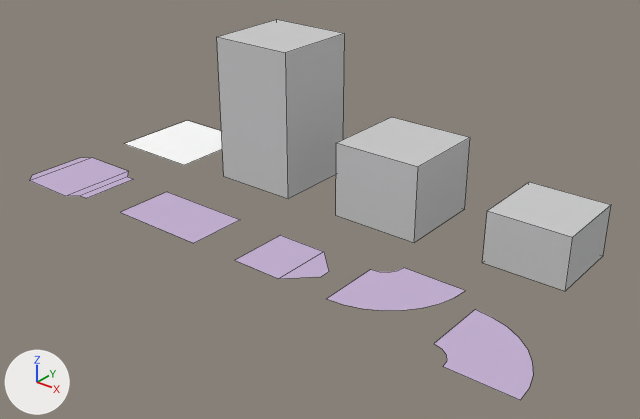
Two versions of the Blender file meshes/tiles.blend, one commit apart.
Rendered twice from a camera (50 mm lens) standing at (11.47, -7.1, 7.57) and looking at (2.93, 3.57, 0.96). The lights are fixed; the arrows at lower left show +X, +Y and +Z. Mesh edges are drawn as thin lines.

The older version as bpy lines, for what is in view:
```python
me_plane = bpy.data.meshes.new('Plane')
me_plane.from_pydata([(1.0, 1.0, 0.0), (1.0, -1.0, 0.0), (-1.0, 1.0, 0.0), (1.0, 1.0, 0.0), (1.0, -1.0, 0.0), (-1.0, -1.0, 0.0)], [(1, 3)], [(5, 4, 0, 2)])
me_plane.materials.append(mat_floor)  # white #ffffff
me_plane_001 = bpy.data.meshes.new('Plane.001')
me_plane_001.from_pydata([(1.0, -1.0, 0.0), (1.0, 1.0, 0.0), (-0.9, -0.9, 0.0), (-0.9, 0.9, 0.0), (0.9, 0.9, 0.0), (0.9, -0.9, 0.0), (-0.9, -0.9, 3.0), (-0.9, 0.9, 3.0), (0.9, 0.9, 3.0), (0.9, -0.9, 3.0)], [(0, 1)], [(6, 7, 3, 2), (7, 8, 4, 3), (8, 9, 5, 4), (9, 6, 2, 5), (9, 8, 7, 6)])
me_plane_001.materials.append(mat_block)  # light grey #cccccc
me_plane_009 = bpy.data.meshes.new('Plane.009')
me_plane_009.from_pydata([(0.8, 0.6, 0.15), (0.8, -0.6, 0.15), (1.0, 0.6, 0.15), (1.0, -0.6, 0.15), (0.6, 0.8, 0.15), (0.6, -0.8, 0.15), (-0.6, 0.8, 0.15), (-0.6, -0.8, 0.15), (-0.8, 0.6, 0.15), (-0.8, -0.6, 0.15)], [], [(0, 1, 3, 2), (1, 0, 4, 5), (5, 4, 6, 7), (7, 6, 8, 9)])
me_plane_009.materials.append(mat_path)  # purple #c6b2d4
ob_empty = bpy.data.objects.new('empty', me_plane)
ob_empty.location = (-3.0, 6.0, 0.0)
ob_path_start = bpy.data.objects.new('path_start', me_plane_009)
ob_path_start.location = (-3.0, 3.0, 0.0)
ob_pillar = bpy.data.objects.new('pillar', me_plane_001)
ob_pillar.location = (0.0, 6.0, 0.0)
# also in view: 'path_right' at (6.8, 2.8, 0.15); 'desk' at (3.0, 6.0, 0.75); 'path_left' at (4.8, 3.2, 0.15); 'small_desk' at (6.0, 6.0, 0.5); 'path_end' at (2.75, 3.0, 0.15)
```
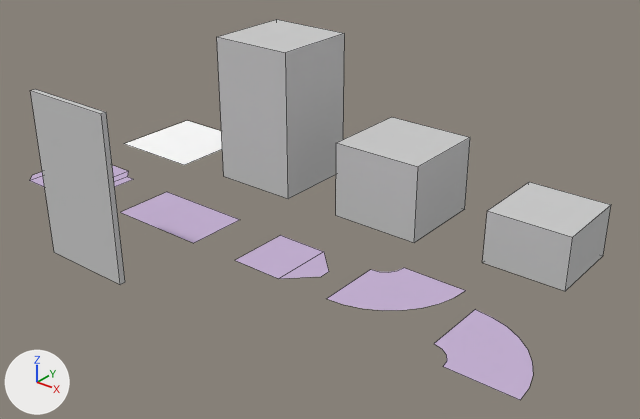
Commit message: Add blackboard tile

Edits to the scene script, one JSON object a line:
```json
{"op": "add", "block": "me_plane_002", "code": ["me_plane_002 = bpy.data.meshes.new('Plane.002')", "me_plane_002.from_pydata([(1.0, -1.0, 0.0), (1.0, 1.0, 0.0), (-0.9, 0.8, 0.0), (-0.9, 0.9, 0.0), (0.9, 0.9, 0.0), (0.9, 0.8, 0.0), (-0.9, 0.8, 3.0), (-0.9, 0.9, 3.0), (0.9, 0.9, 3.0), (0.9, 0.8, 3.0)], [(0, 1)], [(6, 7, 3, 2), (7, 8, 4, 3), (8, 9, 5, 4), (9, 6, 2, 5), (9, 8, 7, 6)])", "me_plane_002.materials.append(mat_block)  # light grey #cccccc"]}
{"op": "add", "block": "ob_blackboard", "code": ["ob_blackboard = bpy.data.objects.new('blackboard', me_plane_002)", "ob_blackboard.location = (0.0, 0.0, 0.0)"]}
```

Boxes (x1, y1, x2, y2) around the edits, measured in the pictures (640 x 419 px):
```json
{"object": "blackboard", "change": "added", "after": [30, 89, 125, 285]}
{"object": "path_start", "change": "unchanged, covered by the edit", "before": [30, 158, 133, 198], "after": [30, 165, 133, 187]}
```
